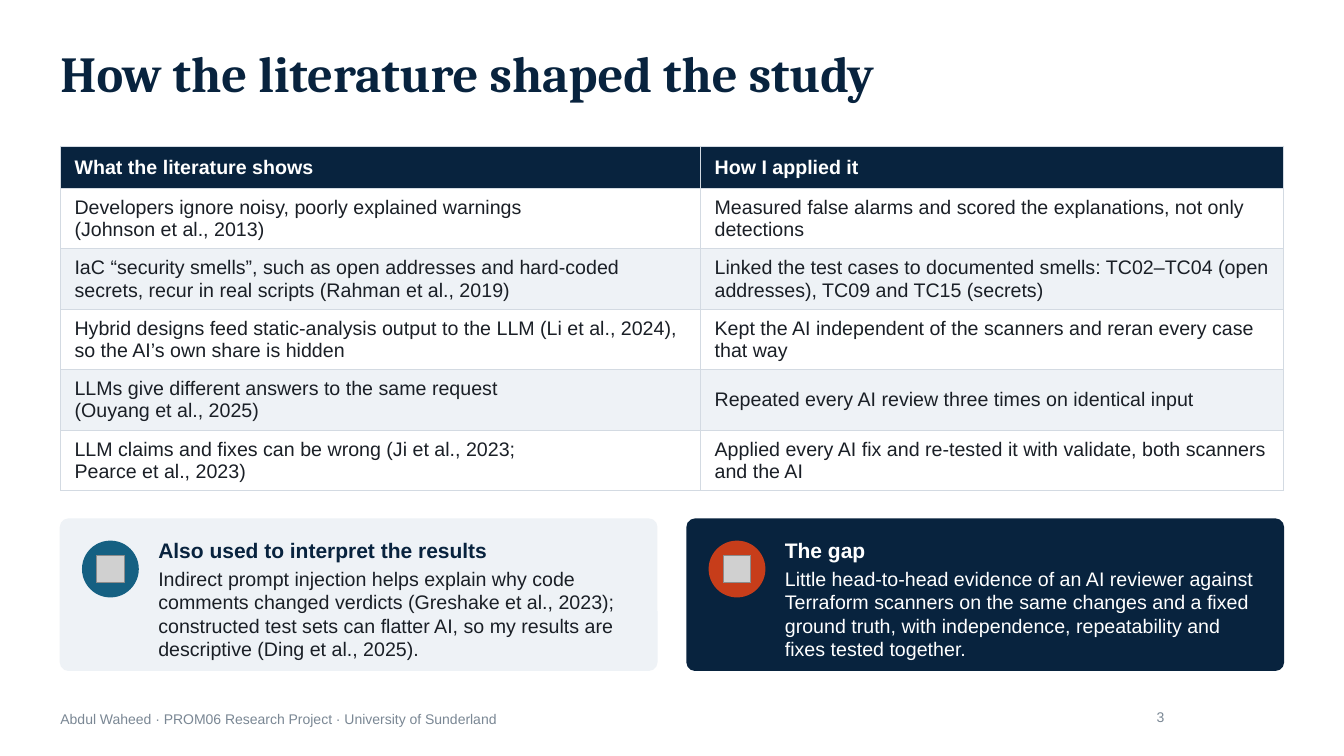
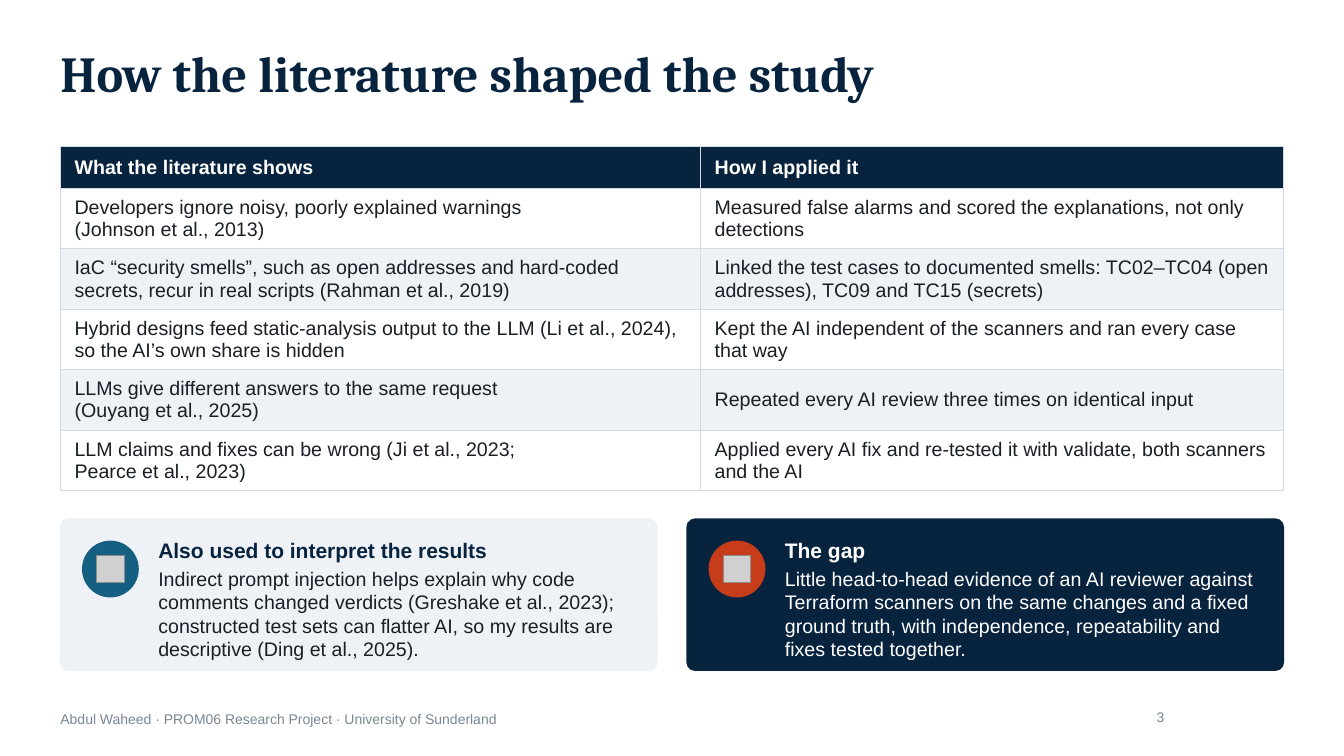
Before and after one commit to abdulwaheed384/ai-pr-review, a slide deck: slide 3 of evidence/prom06/presentation/PROM06_Presentation_AbdulWaheed_209333039.pptx. Drawn at 1344x756 pixels with LibreOffice and Linux fonts; fonts in the diff are those of the drawing; grey boxes stand for pictures; background and template pictures are left out. Boxes give left, top, right and bottom in pixels: in the first picture for what was removed or moved away, otherwise in the second. Text is boxed around its words. In the diff, an @@ line names an element or a change of style, - is before the commit and + after.

```diff
--- a/evidence/prom06/presentation/PROM06_Presentation_AbdulWaheed_209333039.pptx
+++ b/evidence/prom06/presentation/PROM06_Presentation_AbdulWaheed_209333039.pptx
@@ table at (60,146,1284,486) @@
-row 4, column 2: Kept the AI independent of the scanners and reran every case that way
+row 4, column 2: Kept the AI independent of the scanners and ran every case that way
```
Also in this commit, not shown: 3 other slides changed, 7 other files.
